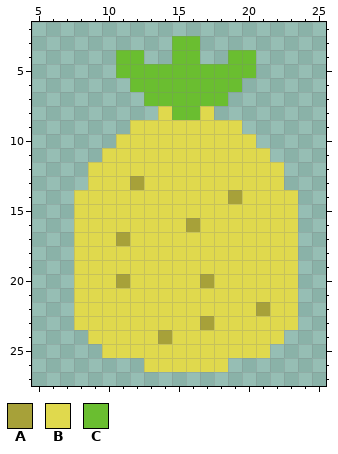
Edited in one commit: pixel-art file (content/food/pineapple/pineapple.aseprite). That is the earlier state.
32x32 pixels, 1 frame. Shown: x 5..25, y 2..27. The old version is drawn lined up with the new one, on the new canvas.
Palette (. is transparent): A #a7a139  B #e0d94d  C #6abe30
Pixels before, first column x 8:
 3 .......CC.......
 4 ...CC..CC..CC...
 5 ...CCCCCCCCCC...
 6 ....CCCCCCCC....
 7 .....CCCCCC.....
 8 ......BCCB......
 9 ....BBBBBBBB....
10 ...BBBBBBBBBB...
11 ..BBBBBBBBBBBB..
12 .BBBBBBBBBBBBBB.
13 .BBBABBBBBBBBBB.
14 BBBBBBBBBBBABBBB
15 BBBBBBBBBBBBBBBB
16 BBBBBBBBABBBBBBB
17 BBBABBBBBBBBBBBB
18 BBBBBBBBBBBBBBBB
19 BBBBBBBBBBBBBBBB
20 BBBABBBBBABBBBBB
21 BBBBBBBBBBBBBBBB
22 BBBBBBBBBBBBBABB
23 BBBBBBBBBABBBBBB
24 .BBBBBABBBBBBBB.
25 ..BBBBBBBBBBBB..
26 .....BBBBBB.....
Now the later version:
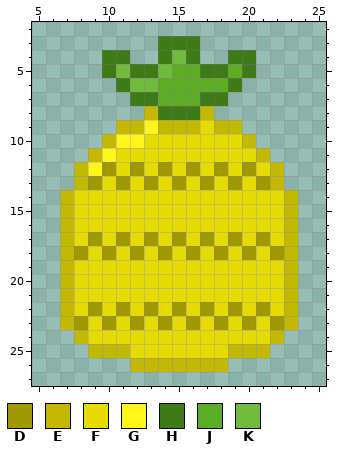
Colours new in this view: D #a19900  E #c2b900  F #e6dc00  G #fff519  H #3e7a15  J #5cac24  K #70ba3c
The edit:
canvas 32x32 -> 31x32 (the part of the old canvas that was cut away was empty and is not shown)
Changed rows in their new state; - is an unchanged pixel.
first column x 7:
 3 -------HHH-------
 4 ---HH.-HKH--HH---
 5 ---HKHHKJJHHJH---
 6 ----HKKJJJJJH----
 7 -----HHJJJHH-----
 8 ------EHHHE------
 9 ----EEGEEEFEE----
10 ---EGGFFFFFFFE---
11 --EGFFFFFFFFFFE--
12 -EGDFDFDFDFDFDFE-
13 -EDFDFDFDFDFDFDE-
14 EFFFFFFFFFFFFFFFE
15 EFFFFFFFFFFFFFFFE
16 EFFFFFFFFFFFFFFFE
17 EFDFDFDFDFDFDFDFE
18 EDFDFDFDFDFDFDFDE
19 EFFFFFFFFFFFFFFFE
20 EFFFFFFFFFFFFFFFE
21 EFFFFFFFFFFFFFFFE
22 EFDFDFDFDFDFDFDFE
23 EDFDFDFDFDFDFDFDE
24 -EFFFFFFFFFFFFFE-
25 --EEEFFFFFFFEEE--
26 -----EEEEEEE-----
Changed places in both pictures, as pixel boxes (x1, y1, x2, y2):
changed: (60, 36, 298, 372)
